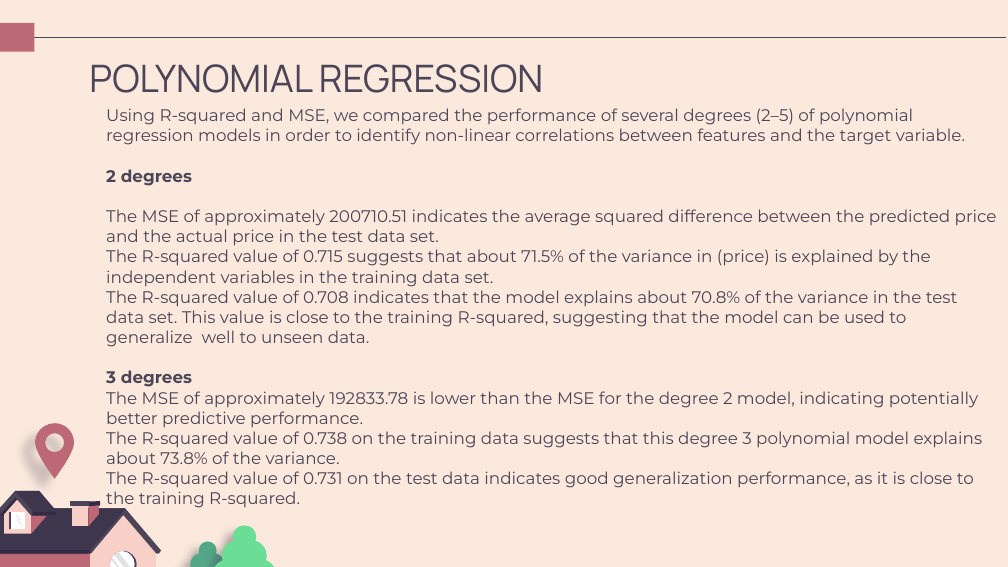
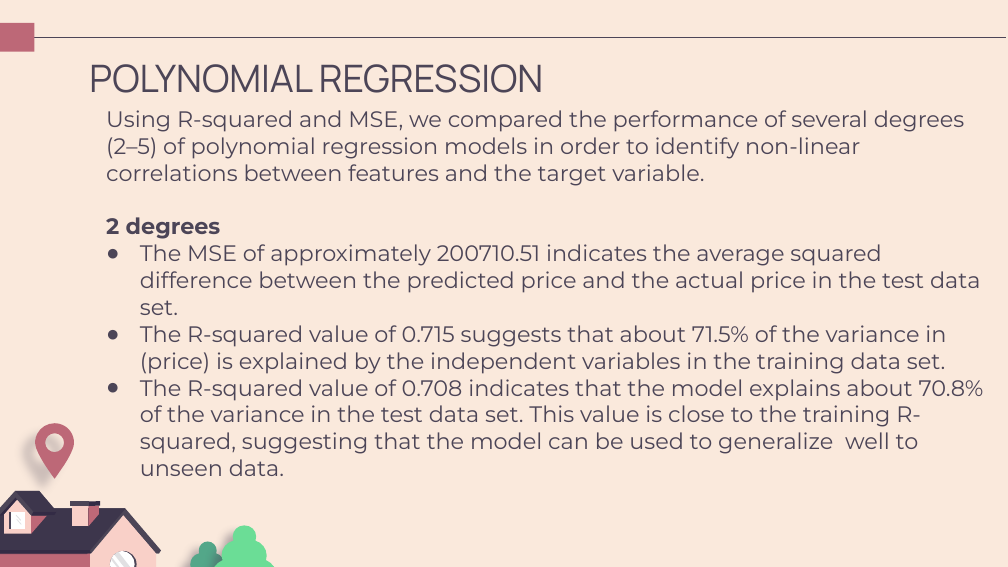
Before and after one commit to Bkiambuthi/dsc-phase-2-project-v2-3, a slide deck: slide 22 of Understanding King County's Housing Market.pptx (slide 27 before the commit). Drawn at 1008x567 pixels with LibreOffice and Linux fonts; fonts in the diff are those of the drawing. Boxes give left, top, right and bottom in pixels: in the first picture for what was removed or moved away, otherwise in the second. Text is boxed around its words. In the diff, an @@ line names an element or a change of style, - is before the commit and + after.

```diff
--- a/Understanding King County's Housing Market.pptx
+++ b/Understanding King County's Housing Market.pptx
@@ text "Using R-squared and MSE, we ..." at (x1=106, y1=110, x2=984, y2=476): size 12 to 16 pt; bullet none to ●; list level 2 to 1 in "The R-squared value of 0.715 ..."; list level 2 to 1 in "The R-squared value of 0.708 ..." @@
@@ text at (x1=106, y1=370, x2=983, y2=509): paragraphs removed @@
-  3 degrees
-  The MSE of approximately 192833.78 is lower than the MSE for the degree 2 model, indicating potentially better predictive performance.
-  The R-squared value of 0.738 on the training data suggests that this degree 3 polynomial model explains about 73.8% of the variance.
-  The R-squared value of 0.731 on the test data indicates good generalization performance, as it is close to the training R-squared.
```
Also in this commit, not shown: 14 other slides changed, 9 slides added, 12 slides removed, 1 other file.
